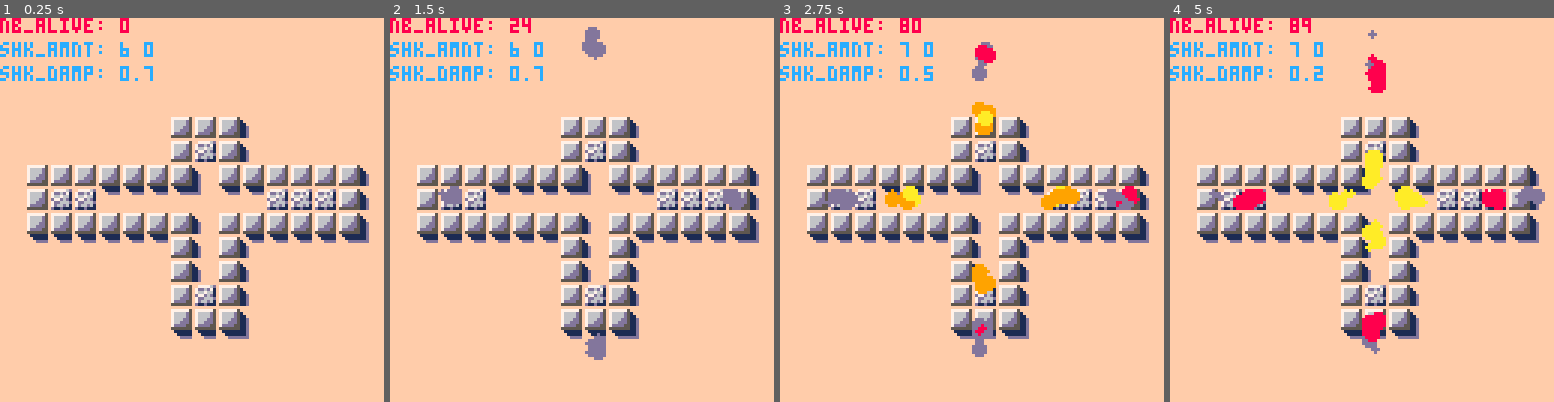
Above: before the commit, frames 1-4 (left to right).
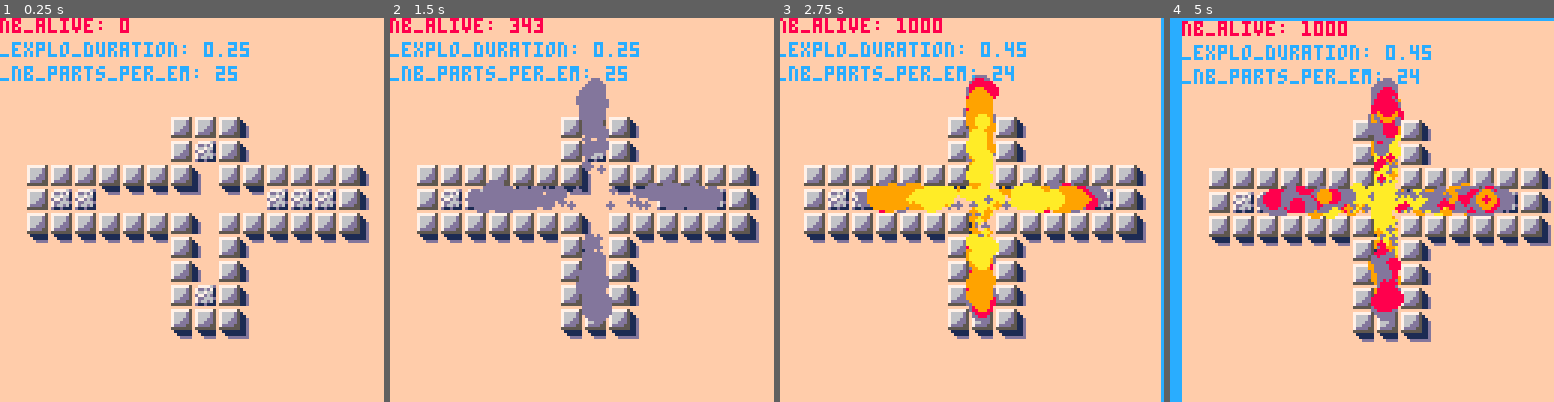
Above: after the commit, the same moments.

Repository: droune2001/nico_pico
Game: PICO-8 cartridge explo_dev.p8
Two runs of this game, one before a commit and one after it. Both use one fixed random seed, a clock stepped at 60 frames per second and the inputs below.
Inputs:
- Up to frame 1 (0.25 s): no input
- Up to frame 2 (1.5 s): tap O (Z key) at 0.7 s
- Up to frame 3 (2.75 s): hold Right 1.6-2.1 s; tap O (Z key) at 1.7, 2.1, 2.5 s; hold Up 2.15-2.42 s; hold Right from 2.47 s (still down)
- Up to frame 4 (5 s): tap O (Z key) every 0.4 s from 2.9 to 4.9 s; release Right at 3.03 s; hold Left 3.08-3.58 s; hold Down 3.63-3.97 s; hold Right 4.02-4.68 s; hold Up from 4.73 s (still down)

The runs differ from the first frame. In frame 1, 1.6% of the frame differs, in the area x 0-65%, y 6-17%; in frame 2, 7.8%; in frame 3, 20%; in frame 4, 33%, in the area x 0-100%, y 0-100%.

Commit message:
look dev fire

Diff:
--- a/explo_dev.p8
+++ b/explo_dev.p8
@@ -4,15 +4,28 @@
 --explosion test
 --droune
 
+-- debug vars
+_explo_duration=0.25
+--_init_speed,_damp=150,3
+_init_speed,_damp=300,9
+_nb_particles_per_emission=25
+_cam_shk_amnt = 6
+_cam_shk_damp = .7
+
 t=0
 dt=.0166667
 
 max_dist_cells=1
+…(4 lines of a section not shown)…
 
 function create_particle_system(max_nb_parts,px,py)
  local particle_system = {
   particles = {},
   emitter = nil,
+  emit_time_left = 0,
   max_particles = max_nb_parts or 1000,
   nb_active_particles = 0,
   first_free_cell = 1, -- 0 if full
@@ -46,6 +59,14 @@
      else
       p:update()
      end
+    end
+   end
+
+   if this.emit_time_left > 0 then
+    this:emit()
+    this.emit_time_left -= dt
+    if this.emit_time_left - .001 < 0 then
+      this.emit_time_left = 0
     end
    end
   end,
@@ -111,29 +132,45 @@
  }
 end
 
+
+
 function create_quad_fire_emitter()
  return {
-  n = 10,
-
+  n = _nb_particles_per_emission,
 
   spawn_particle = function(e,cx,cy)
    local dir = flr(rnd(4))/4 -- 4 quadrants for the sin/cos funcs
-   local speed = 150+rnd(25)
+   --local speed = 150+rnd(25)
+
+   local ox = rnd(4)-2+rnd(2)-1 -- -3,3
+   local oy = rnd(4)-2+rnd(2)-1 -- -3,3
+   local ex = abs(ox*oy)/(3*3) -- excentricity: 0 center, 1 corner
+   local ex2 = ex*ex
+   local _ex = 1.-ex
+   local _ex2 = _ex*_ex
+
+   local speed = _init_speed+rnd(0.15*_init_speed)
+   --local life = .2+rnd(.6)
    local life = 0.7+rnd(0.2)
+
    return {
     is_alive = true,
-    x = cx+rnd(4)-2,
-    y = cy+rnd(4)-2,
-    vx = speed*cos(dir),
-    vy = speed*sin(dir),
+    x = cx+ox,
+    y = cy+oy,
+    vx = _ex2*speed*cos(dir),
+    vy = _ex2*speed*sin(dir),
+    -- todo: add variability in speed
+    -- slow external particles move more
+    -- randomly than central high speed parts.
     fx = 0,
     fy = 0,
     ax = 0,
     ay = 0,
     m = 1,
-    kd = 3,
-    colors={10,9,8,13},
-    radius = 1+rnd(2),
+    kd = _damp,
+    --colors={10,9,9,8,8,8,13,13,13,13},
+    colors={10,9,9,8,13,13,13},
+    radius = 1.+_ex2*rnd(3),
     age = life,
     max_age = life,
     next_free_cell = 0, -- will be set upon dying
@@ -168,14 +205,14 @@
  }
 end
 
-function start_emit_test()
- if ps.emitter ~= nil then
-  ps.emitter.should_emit = true
- end
-end
-
-_cam_shk_amnt = 6
-_cam_shk_damp = .7
+function start_explosion(durationSeconds)
+  ps.emit_time_left = durationSeconds
+end
+…(4 lines of a section not shown)…
+-- camera shake effect
 
 cam_shk_x = 0
 cam_shk_y = 0
@@ -206,6 +243,7 @@
 
 function _init()
  ps = create_particle_system(1000, 64+4, 64-4)
+ -- mettre plusieurs emitters dans un ps.
  ps.emitter = create_quad_fire_emitter()
 end
 
@@ -213,14 +251,30 @@
 
  t+=dt
 
- if btnp(0) then _cam_shk_damp += .1 end
- if btnp(1) then _cam_shk_damp -= .1 end
-
- if btnp(2) then _cam_shk_amnt += 1 end
- if btnp(3) then _cam_shk_amnt -= 1 end
-
- if btnp(4) then start_screen_shake(_cam_shk_amnt,_cam_shk_damp) end
- if btn(4) then ps:emit() end
+-- if btnp(0) then _cam_shk_damp += .1 end
+-- if btnp(1) then _cam_shk_damp -= .1 end
+
+-- if btnp(2) then _cam_shk_amnt += 1 end
+-- if btnp(3) then _cam_shk_amnt -= 1 end
+
+-- if btnp(0) then _init_speed += 10 end
+-- if btnp(1) then _init_speed -= 10 end
+
+-- if btnp(2) then _damp += .1 end
+-- if btnp(3) then _damp -= .1 end
+
+
+ if btnp(0) then _explo_duration -= .1 end
+ if btnp(1) then _explo_duration += .1 end
+
+ if btnp(2) then _nb_particles_per_emission -= 1 end
+ if btnp(3) then _nb_particles_per_emission += 1 end
+
+ if btnp(4) then
+  start_screen_shake(_cam_shk_amnt,_cam_shk_damp)
+  start_explosion(_explo_duration)
+ end
+ --if btn(4) then ps:emit() end
 
  ps:update()
  update_camera_shake()
@@ -241,8 +295,12 @@
 
 function debug_draw()
  print("nb_alive: "..ps.nb_active_particles,0,0,8)
- print("shk_amnt: ".._cam_shk_amnt.." "..cam_shk_amnt,0,8,12)
- print("shk_damp: ".._cam_shk_damp,0,16,12)
+ --print("shk_amnt: ".._cam_shk_amnt.." "..cam_shk_amnt,0,8,12)
+ --print("shk_damp: ".._cam_shk_damp,0,16,12)
+ --print("_init_speed: ".._init_speed,0,8,12)
+ --print("_damp: ".._damp,0,16,12)
+ print("_explo_duration: ".._explo_duration,0,8,12)
+ print("_nb_parts_per_em: ".._nb_particles_per_emission,0,16,12)
 end
 __gfx__
 00000000ffffffffffffffffffffffff000000000000000000000000000000000000000000000000000000000000000000000000000000000000000000000000
